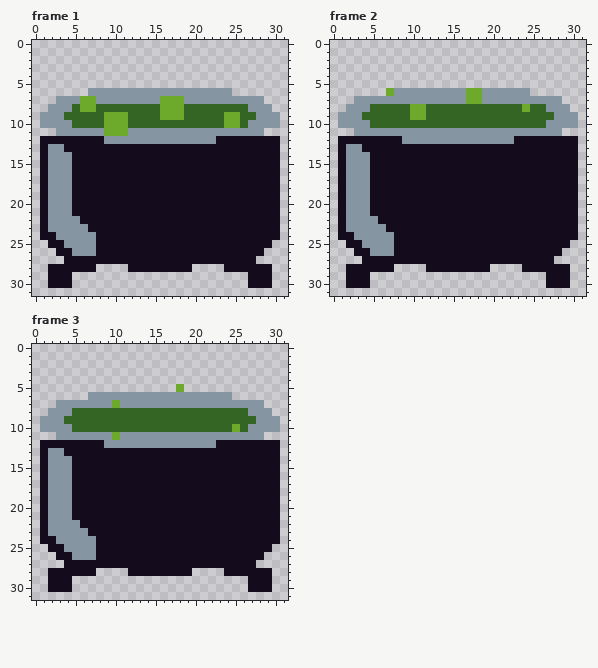
Pixel-art file -- Textures/cauldron/cauldron.ase. Above, as it was before the edit.
32x32 pixels, 3 frames. Shown: frame 1, frame 2, frame 3.
New version:
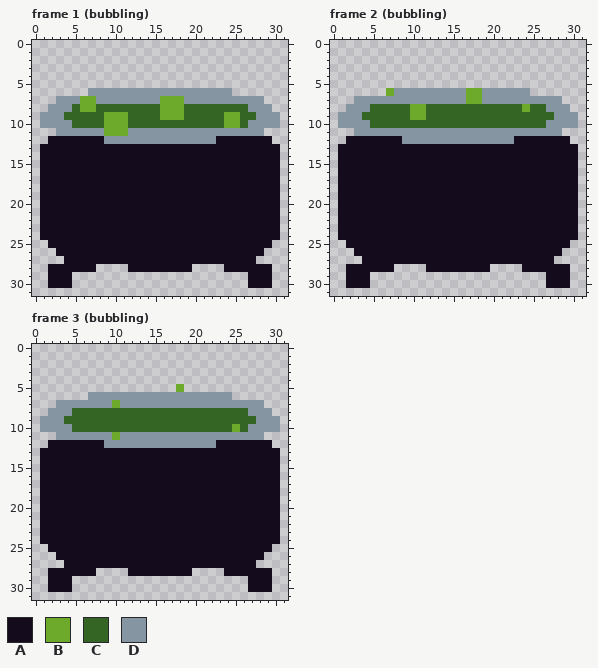
Palette (. is transparent): A #140c1c  B #6daa2c  C #346524  D #8595a1
What changed:
Frame 1 (bubbling), layer "Cauldron":
Colour D gives way to colour A in row 13 at x 2 to 3; in rows 14 to 21 at x 2 to 4; in row 22 at x 2 to 5; in row 23 at x 2 to 6; in row 24 at x 3 to 7; in row 25 at x 4 to 7.
Colour D gives way to colour A in row 26 at x 5 to 7.
Colour A is removed in row 12 at x 1 and 30.
Frame 2 (bubbling), layer "Cauldron": the same change as frame 1 (bubbling)
Frame 3 (bubbling), layer "Cauldron": the same change as frame 1 (bubbling)
Boxes around the changes in both pictures, in picture pixels (x1, y1, x2, y2):
changed: (40, 136, 96, 256)
erased: (272, 136, 280, 144)
changed: (338, 136, 394, 256)
erased: (570, 136, 578, 144)
changed: (40, 440, 96, 560)
erased: (272, 440, 280, 448)
